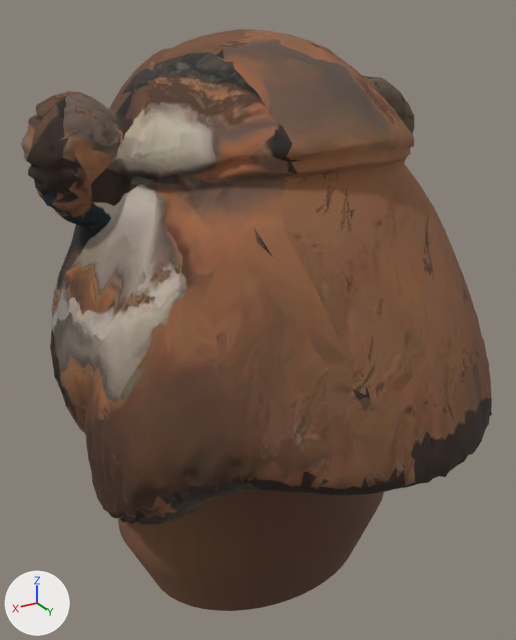
One commit to the glTF model assets/characters/bruno/bruno-head.glb: the scene before it, then after it.
Camera for both pictures: a camera (50 mm lens) standing at (0.432, 0.724, 0.519) and looking at (-0.014, -0.019, 0.147). The lights are fixed; the arrows at lower left show +X, +Y and +Z. The first picture is the older version. Vertices at exactly the same position are counted once.

Names of what the first picture shows: 'brunoHead'.
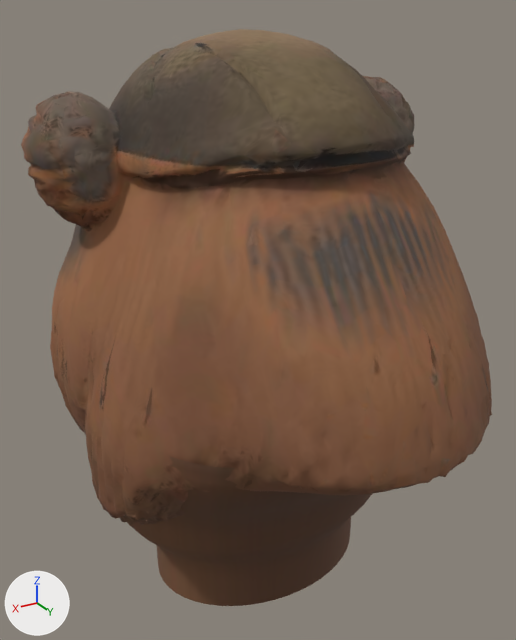
What the commit changed:
me_geometry_0_001 is used by ob_brunohead; location (0.0, 0.0, 0.0).
me_geometry_0_001 had 8125 vertices, 16039 faces and spanned x -0.256..0.258, y -0.391..0.33, z -0.2..0.502.
me_geometry_0_001 now has 8211 vertices, 16232 faces and spans x -0.256..0.258, y -0.391..0.33, z -0.2..0.502.
me_geometry_0_001 part 1: 481 vertices moved from x -0.2..0.234, y -0.15..0.149, z -0.2..0.07 to x -0.219..0.234, y -0.141..0.231, z -0.2..0.07; 522 vertices removed from x -0.248..0.247, y -0.387..0.325, z -0.2..0.437; 645 vertices added at x -0.247..0.247, y -0.385..0.324, z -0.2..0.436.
me_geometry_0_001 part 2: 74 vertices removed from x -0.124..0.252, y -0.3..0.006, z 0.219..0.499; 37 vertices added at x -0.121..0.25, y -0.3..0.005, z 0.219..0.498.
me_geometry_0_001 part 3: 9842 kept faces spanning x -0.255..0.258, y -0.391..0.33, z -0.098..0.502 get new texture (UV) coordinates.

Location of each change, (x1, y1, x2, y2) in pixels of the pictures (516 x 640 px; the box of a moved part takes in the faces that stretch with it):
'brunoHead', reshaped: before (21, 29, 492, 611); after (21, 29, 492, 606)
part 1 of me_geometry_0_001, moved or reshaped: before (54, 76, 490, 611); after (54, 76, 490, 606)
part 2 of me_geometry_0_001, moved or reshaped (mostly hidden): before (28, 92, 93, 296); after (28, 93, 93, 296)
part 3 of me_geometry_0_001, surface changed: (21, 29, 492, 525) in both
